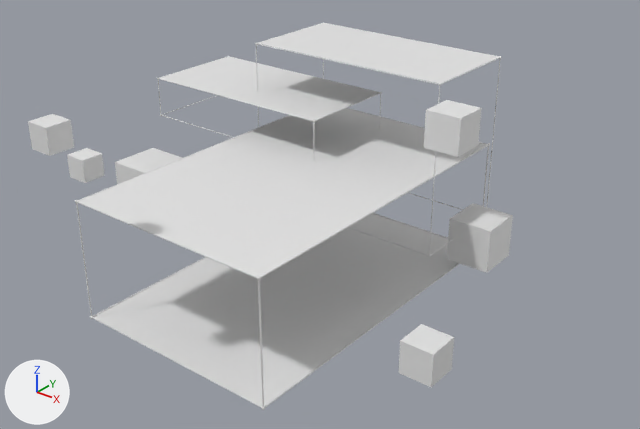
The FBX model public/darwinia_model/scene.fbx as it was, and as the next commit left it.
Rendered twice from a 50 mm camera at (21.8, -25.9, 18.0) aimed at (1.6, -0.7, 2.3). Arrows for +X, +Y and +Z are at lower left; the lights stay in place. Materials are left out; every surface is plain grey. Where no turn or scale is listed for an object, it has been applied to the vertices.

The first picture shows '平面', '平面_1', '平面_2', '平面_3', '平面_4', '平面_4_2', '平面_4_3', '立方体', '立方体_1', '立方体_2', '立方体_3', '立方体_4', '立方体_5'.
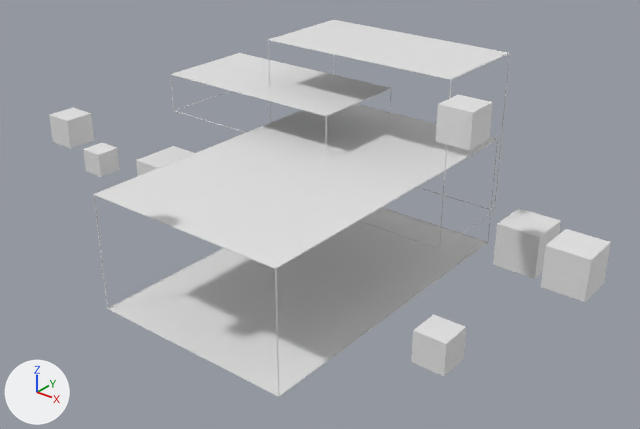
Where the change shows, as pixel boxes (x1, y1, x2, y2) in the pictures (640 x 429 px):
'平面', moved: before (94, 213, 458, 406); after (109, 208, 487, 395)
'平面_1', moved: before (79, 108, 486, 276); after (95, 104, 497, 268)
'平面_3', moved: before (258, 23, 499, 83); after (269, 20, 508, 79)
'平面_2', moved: before (160, 56, 380, 120); after (173, 53, 390, 115)
'立方体', moved: before (447, 203, 513, 273); after (541, 229, 611, 302)
'平面_4', moved: before (75, 108, 490, 410); after (93, 104, 498, 397)
'立方体_1', moved: before (399, 324, 454, 387); after (412, 315, 466, 376)
'立方体_3', moved: before (424, 100, 482, 157); after (436, 94, 493, 150)
'立方体_2_2', added: after (493, 208, 561, 279)
'立方体_4', moved: before (28, 114, 74, 156); after (49, 108, 94, 149)
'立方体_5', moved: before (67, 148, 105, 183); after (83, 143, 120, 177)
'平面_4_2', moved: before (255, 22, 501, 257); after (268, 24, 510, 249)
'立方体_2', moved: before (115, 148, 182, 184); after (136, 146, 194, 176)
'平面_4_3', moved: before (157, 57, 382, 161); after (170, 53, 392, 155)

The change, as a diff of the scene's bpy script:
```diff
--- a/public/darwinia_model/scene.fbx.py
+++ b/public/darwinia_model/scene.fbx.py
@@ ob_平面_1 @@
 ob_平面_1 = bpy.data.objects.new('平面_1', me_mesh_011)
-ob_平面_1.location = (-0.06, -0.11, 3.58)
+ob_平面_1.location = (-0.06, 0.71, 3.58)
 ob_平面_1.rotation_euler = (1.571, 0.0, 0.0)  # degrees (90, 0, 0)
@@ ob_立方体_1 @@
 ob_立方体_1 = bpy.data.objects.new('立方体_1', me_mesh_004)
-ob_立方体_1.location = (8.55, -3.45, 0.0)
+ob_立方体_1.location = (8.55, -2.63, 0.0)
@@ ob_平面_2 @@
 ob_平面_2 = bpy.data.objects.new('平面_2', me_mesh_010)
-ob_平面_2.location = (-5.03, 3.61, 5.37)
+ob_平面_2.location = (-5.03, 4.43, 5.37)
 ob_平面_2.rotation_euler = (1.571, 0.0, 0.0)  # degrees (90, 0, 0)
@@ ob_立方体_4 @@
 ob_立方体_4 = bpy.data.objects.new('立方体_4', me_mesh_001)
-ob_立方体_4.location = (-2.21, -10.05, 7.61)
+ob_立方体_4.location = (-2.21, -9.23, 7.61)
@@ ob_平面 @@
 ob_平面 = bpy.data.objects.new('平面', me_mesh_012)
-ob_平面.location = (-0.06, -0.11, -1.63)
+ob_平面.location = (-0.06, 0.71, -1.63)
 ob_平面.rotation_euler = (1.571, 0.0, 0.0)  # degrees (90, 0, 0)
@@ ob_平面_4 @@
 ob_平面_4 = bpy.data.objects.new('平面_4', me_mesh_006)
-ob_平面_4.location = (0.0, 0.0, -1.71)
+ob_平面_4.location = (0.0, 0.82, -1.71)
@@ ob_平面_4_2 @@
 ob_平面_4_2 = bpy.data.objects.new('平面_4_2', me_mesh_007)
-ob_平面_4_2.location = (0.0, 0.0, 0.0)
+ob_平面_4_2.location = (0.0, 0.82, 0.0)
@@ ob_立方体_3 @@
 ob_立方体_3 = bpy.data.objects.new('立方体_3', me_mesh_002)
-ob_立方体_3.location = (6.47, 0.93, 6.68)
+ob_立方体_3.location = (6.47, 1.75, 6.68)
@@ ob_平面_3 @@
 ob_平面_3 = bpy.data.objects.new('平面_3', me_mesh_009)
-ob_平面_3.location = (0.0, 5.14, 7.58)
+ob_平面_3.location = (0.0, 5.92, 7.58)
 ob_平面_3.rotation_euler = (1.571, 0.0, 0.0)  # degrees (90, 0, 0)
@@ ob_平面_4_3 @@
 ob_平面_4_3 = bpy.data.objects.new('平面_4_3', me_mesh_008)
-ob_平面_4_3.location = (0.0, 0.0, 0.0)
+ob_平面_4_3.location = (0.0, 0.82, 0.0)
@@ ob_立方体 @@
 ob_立方体 = bpy.data.objects.new('立方体', me_mesh_005)
-ob_立方体.location = (5.53, 5.63, 0.0)
+ob_立方体.location = (11.49, 1.58, 2.45)
@@ ob_立方体_5 @@
 ob_立方体_5 = bpy.data.objects.new('立方体_5', me_mesh)
-ob_立方体_5.location = (-7.65, -4.98, 3.45)
+ob_立方体_5.location = (-7.65, -4.16, 3.45)
@@ ob_立方体_2 @@
 ob_立方体_2 = bpy.data.objects.new('立方体_2', me_mesh_003)
-ob_立方体_2.location = (-10.12, 0.59, 0.0)
+ob_立方体_2.location = (-9.49, 1.41, 0.0)
@@ ob_立方体_2_2 @@
+ob_立方体_2_2 = bpy.data.objects.new('立方体_2_2', me_mesh_005.copy())  # the mesh of ob_立方体
+ob_立方体_2_2.location = (7.39, 6.45, 0.0)
```
